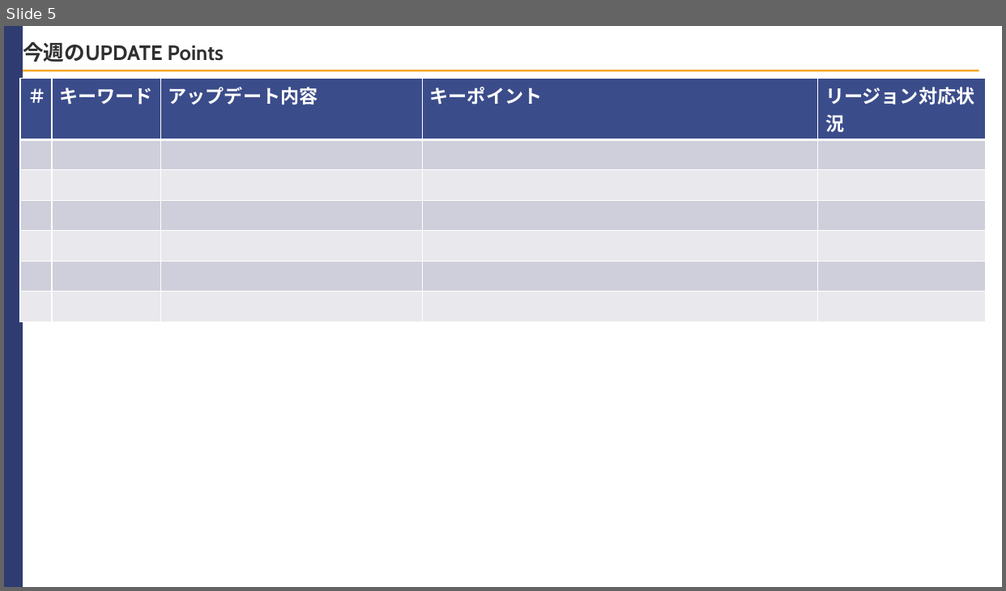
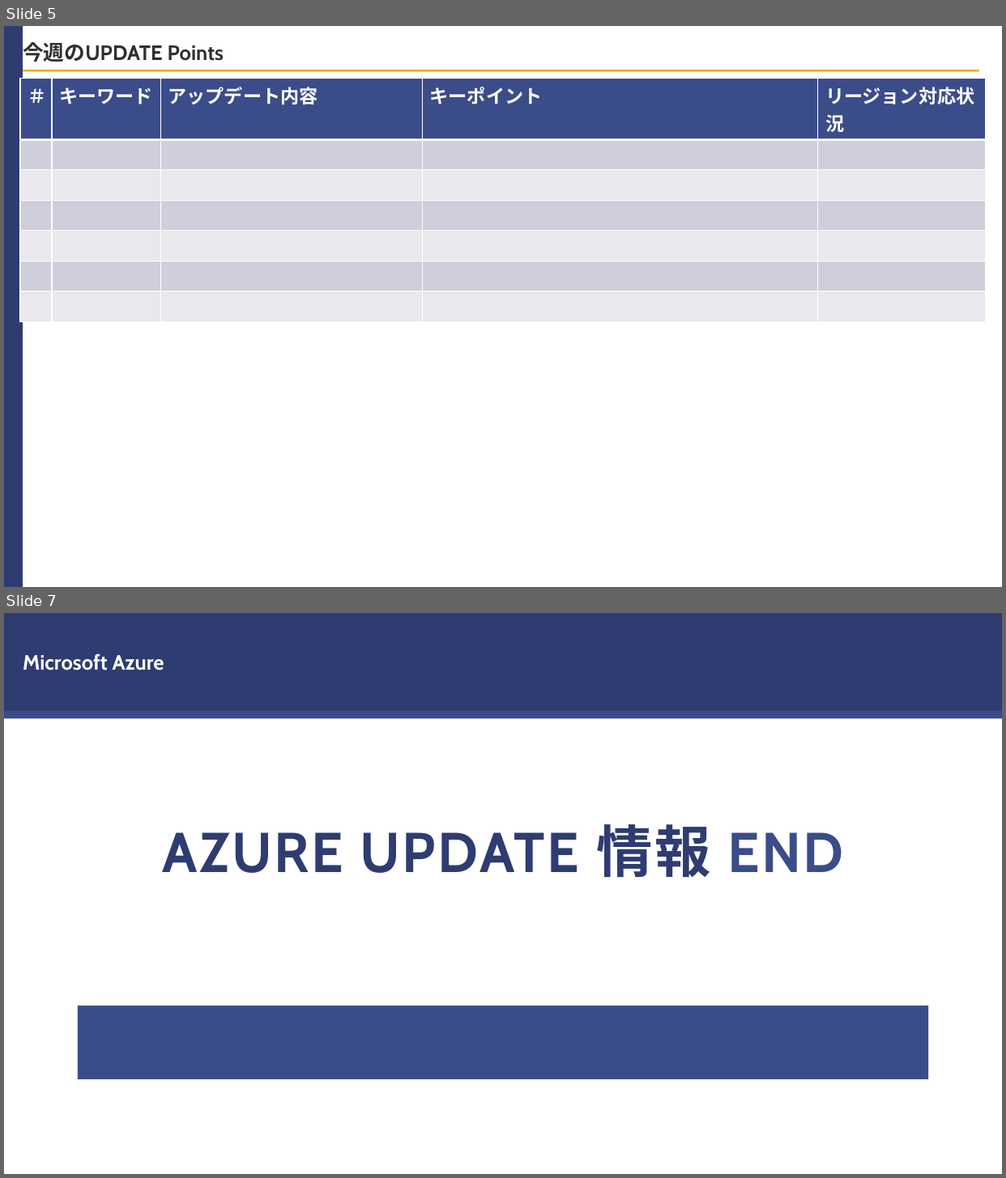
Before and after one commit to aktsmm/Agent-Skills, a slide deck: azure-update-customer-pptx/assets/template/azure-update-template.pptx. Shown one above the other, each under a label of ours: slide 5 before the commit, slides 5 and 7 after it; the slides between them are not shown. The pictures are 1006x591 and 1006x1178 pixels, drawn with LibreOffice and Linux fonts; fonts in the diff are those of the drawing. Boxes give left, top, right and bottom in pixels: in the first picture for what was removed or moved away, otherwise in the second. Text is boxed around its words. In the diff, an @@ line names an element or a change of style, - is before the commit and + after.

Commit message:
sync: azure-update-customer-pptx initial public release + m365-copilot-research LICENSE

```diff
--- a/azure-update-customer-pptx/assets/template/azure-update-template.pptx
+++ b/azure-update-customer-pptx/assets/template/azure-update-template.pptx
@@ slide 7 added at <box>4,613,1002,1174</box>, background #FFFFFF @@
@@ rectangle added at <box>4,613,1002,711</box>, fill #2E3C72, 20 pt, text #FFFFFF, bold @@
+Microsoft Azure
@@ rectangle added at <box>4,711,1002,718</box>, fill #3B4C8A @@
@@ text added at <box>162,824,843,878</box>, 54 pt, text #2E3C72, bold @@
+AZURE UPDATE 情報 END
@@ rectangle added at <box>78,1006,928,1080</box>, fill #3B4C8A @@
```
Also in this commit, not shown: 2 other slides added, 1 slide removed, 42 other files.
